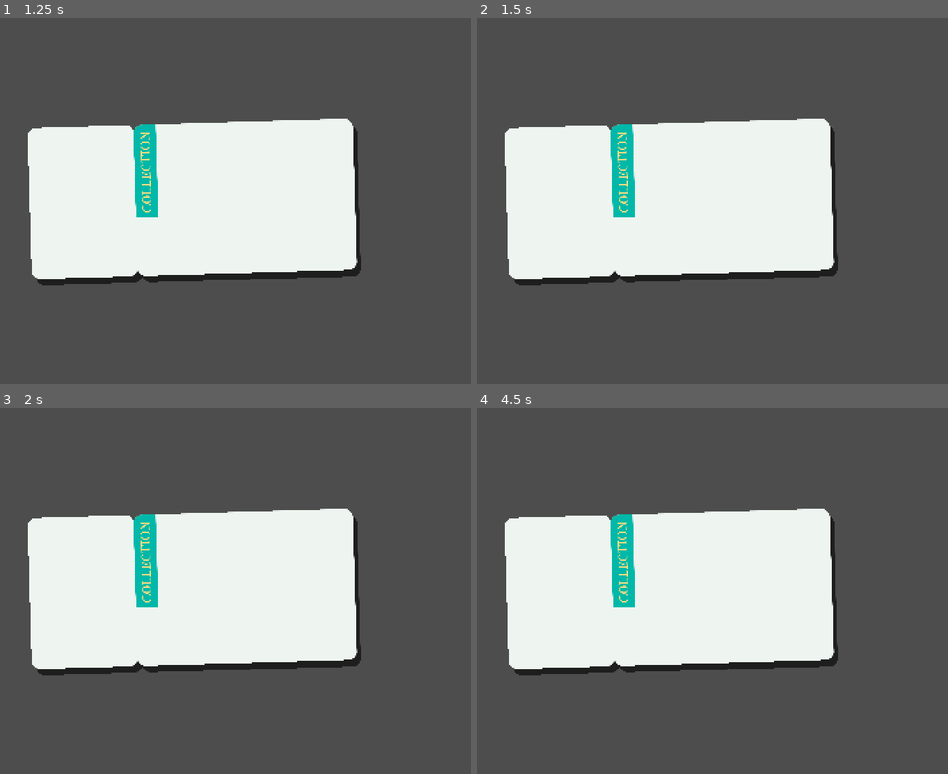
Above: before the commit, frames 1-4 (two rows, left to right).
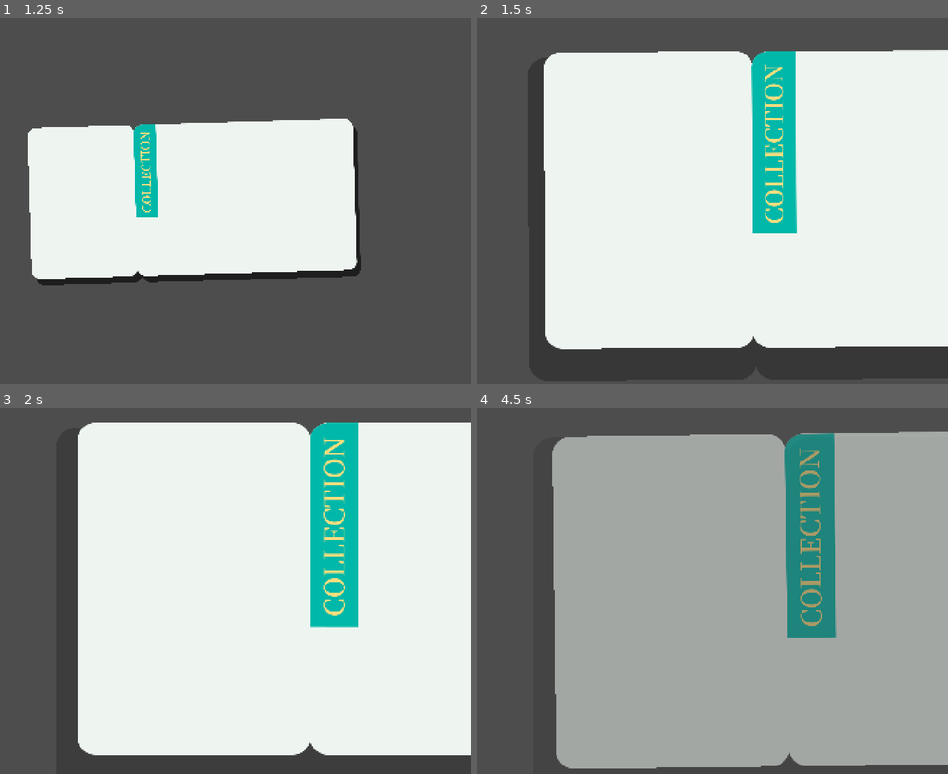
Above: after the commit, the same moments.

Repository: JeongJoonLee-kr/ANU_TreasureMap
Game: Godot game, scene res://investigator_card.tscn
Same seed, same stepped clock (60 frames per second), same inputs: the game is played once before the commit and once after it. This scene is started directly instead of the project's main scene.
Inputs (mouse positions are in pixels of both pictures, inside the frame that each line leads up to):
- Up to frame 1 (1.25 s): tap Enter at 0.5 s; move the mouse to (315, 179) at 0.52 s; hold P (test_resource) from 0.53 s (still down); click (315, 179) at 0.67 s
- Up to frame 2 (1.5 s): release P (test_resource) at 1.25 s; drag from (557, 215) to (641, 274) at 1.27 s
- Up to frame 3 (2 s): no input
- Up to frame 4 (4.5 s): move the mouse to (726, 506) at 2.02 s; hold P (test_resource) 2.03-2.75 s; click (726, 506) at 2.17 s; tap Space at 2.75 s; drag from (641, 664) to (500, 532) at 2.77 s; tap Enter at 3.5 s; move the mouse to (834, 645) at 3.52 s; hold P (test_resource) 3.53-4.25 s; click (834, 645) at 3.67 s; tap Escape (ui_cancel) at 4.15 s; drag from (500, 532) to (585, 495) at 4.27 s

Frame 1 is identical in both runs. In frame 2, 52% of the frame differs, in the area x 5-100%, y 8-91%; in frame 3, 60%; in frame 4, 80%, in the area x 5-100%, y 6-99%.

Commit message:
update the investigator card logic, fix the exit process

Diff:
--- a/Godot_Game/anu-treasure-map/ins.gdshader
+++ b/Godot_Game/anu-treasure-map/ins.gdshader
@@ -7,5 +7,5 @@
 void fragment(){
     // Use textureLod to precisely control the blur level.
     vec4 color = textureLod(screen_texture, SCREEN_UV, lod);
-    COLOR = color;
+    COLOR = color * COLOR;
 }
--- a/Godot_Game/anu-treasure-map/investigator_card.tscn
+++ b/Godot_Game/anu-treasure-map/investigator_card.tscn
@@ -19,6 +19,15 @@
 grow_vertical = 2
 pivot_offset = Vector2(450, 209)
 script = ExtResource("1_2v3gs")
+
+[node name="BackgroundMask" type="ColorRect" parent="."]
+layout_mode = 1
+anchors_preset = 15
+anchor_right = 1.0
+anchor_bottom = 1.0
+grow_horizontal = 2
+grow_vertical = 2
+color = Color(1, 1, 1, 0)
 
 [node name="ShadowPivot" type="Control" parent="."]
 anchors_preset = 0
@@ -67,3 +76,14 @@
 texture = ExtResource("3_k78ha")
 expand_mode = 1
 stretch_mode = 5
+
+[node name="LeftZone" type="Control" parent="CardPivot"]
+anchors_preset = 0
+offset_right = 291.0
+offset_bottom = 418.0
+
+[node name="RightZone" type="Control" parent="CardPivot"]
+anchors_preset = 0
+offset_left = 291.0
+offset_right = 900.0
+offset_bottom = 418.0
--- a/Godot_Game/anu-treasure-map/systems/Script/ui/investigator_card.gd
+++ b/Godot_Game/anu-treasure-map/systems/Script/ui/investigator_card.gd
@@ -1,17 +1,57 @@
 extends Control
 
+@onready var bg_mask = $BackgroundMask
 @onready var shadow_pivot = $ShadowPivot
 @onready var shadow_panel = $ShadowPivot/ShadowPanel
 @onready var card_pivot = $CardPivot
 @onready var card_body = $CardPivot/CardBody
 
+@onready var left_zone = $CardPivot/LeftZone
+@onready var right_zone = $CardPivot/RightZone
+
+# Animation configuration
 var fall_duration: float = 0.8
 var start_scale: float = 3.0
 var start_rotation: float = -35.0
 
+# Base states to keep track of the card's status
+var base_rotation: float = 0.0
+var is_active: bool = false
+var current_state: String = "idle" # "idle", "hover_left", "hover_right", "zoomed_left", "zoomed_right"
+
+# Set this to true if the card is opened directly on top of the phone UI
+var is_opened_from_phone: bool = true
+
+# Global Tween reference to prevent animation conflicts (Tween fighting)
+var active_tween: Tween
+
 func _ready():
 	modulate.a = 0.0
 	hide()
+
+	# Force the background mask to cover the entire viewport securely
+	bg_mask.global_position = Vector2.ZERO
+	bg_mask.size = get_viewport_rect().size
+
+	# Initialize background mask to be completely invisible and unblurred
+	bg_mask.modulate.a = 0.0
+	if bg_mask.material:
+		bg_mask.material.set_shader_parameter("lod", 0.0)
+
+	# Bind background click signal to exit logic
+	bg_mask.gui_input.connect(_on_bg_click)
+
+	# Bind mouse hover and exit signals for the interactive zones
+	left_zone.mouse_entered.connect(_on_hover_zone.bind("left"))
+	right_zone.mouse_entered.connect(_on_hover_zone.bind("right"))
+	left_zone.mouse_exited.connect(_on_unhover)
+	right_zone.mouse_exited.connect(_on_unhover)
+
+	# Bind click signals for the interactive zones
+	left_zone.gui_input.connect(_on_click_zone.bind("left"))
+	right_zone.gui_input.connect(_on_click_zone.bind("right"))
+
+	# Delay the drop-in animation slightly for better pacing
 	get_tree().create_timer(0.5).timeout.connect(drop_in)
 
 func drop_in():
@@ -20,61 +60,159 @@
 
 	var rand_start_rot = randf_range(start_rotation - 10, start_rotation + 10)
 
-	# ============================
-	# origin status
-	# ============================
-
-
+	# Initial positions (far top-right for the card, closer for the shadow)
 	var card_start_pos = Vector2(1200, -400)
-
 	var shadow_start_pos = Vector2(600, 300)
 
-
+	# Initialize card properties
 	card_pivot.scale = Vector2(start_scale, start_scale)
 	card_pivot.rotation_degrees = rand_start_rot
 	card_pivot.position = card_start_pos
-	card_pivot.modulate.a = 1.0
-
-
+
+	# Apply initial heavy blur using the DOF shader to the card itself
 	if card_body.material:
 		card_body.material.set_shader_parameter("blur_amount", 10.0)
 
-
+	# Initialize shadow properties
 	shadow_pivot.scale = Vector2(start_scale + 0.2, start_scale + 0.2)
 	shadow_pivot.rotation_degrees = rand_start_rot
 	shadow_pivot.position = shadow_start_pos
 	shadow_panel.modulate.a = 0.0
 
-	# ============================
-	# drop animation
-	# ============================
-	var tween = create_tween().set_parallel(true)
-	var end_rot = randf_range(-3.0, 3.0)
-
-
-	tween.tween_property(card_pivot, "scale", Vector2.ONE, fall_duration)\
-		.set_trans(Tween.TRANS_QUINT).set_ease(Tween.EASE_OUT)
-
-	tween.tween_property(card_pivot, "rotation_degrees", end_rot, fall_duration)\
-		.set_trans(Tween.TRANS_QUINT).set_ease(Tween.EASE_OUT)
-
-	tween.tween_property(card_pivot, "position", Vector2.ZERO, fall_duration)\
-		.set_trans(Tween.TRANS_QUINT).set_ease(Tween.EASE_OUT)
-
-
+	# Randomize the resting rotation slightly for a natural physical look
+	base_rotation = randf_range(-3.0, 3.0)
+
+	if active_tween and active_tween.is_valid():
+		active_tween.kill()
+	active_tween = create_tween().set_parallel(true)
+
+	# --- Background Mask Animation (Blur and Dim) ---
+	# Use lighter blur if stacking on top of the phone UI to prevent muddy visuals
+	var target_lod = 1.5 if is_opened_from_phone else 3.0
+	if bg_mask.material:
+		active_tween.tween_property(bg_mask.material, "shader_parameter/lod", target_lod, fall_duration).set_trans(Tween.TRANS_QUINT).set_ease(Tween.EASE_OUT)
+	active_tween.tween_property(bg_mask, "modulate:a", 1.0, fall_duration).set_trans(Tween.TRANS_QUINT).set_ease(Tween.EASE_OUT)
+
+	# --- Card Drop-in Animation ---
+	active_tween.tween_property(card_pivot, "scale", Vector2.ONE, fall_duration).set_trans(Tween.TRANS_QUINT).set_ease(Tween.EASE_OUT)
+	active_tween.tween_property(card_pivot, "rotation_degrees", base_rotation, fall_duration).set_trans(Tween.TRANS_QUINT).set_ease(Tween.EASE_OUT)
+	active_tween.tween_property(card_pivot, "position", Vector2.ZERO, fall_duration).set_trans(Tween.TRANS_QUINT).set_ease(Tween.EASE_OUT)
+
+	# Gradually bring the card into focus
 	if card_body.material:
-		tween.tween_property(card_body.material, "shader_parameter/blur_amount", 0.0, fall_duration * 0.4)\
-			.set_trans(Tween.TRANS_QUINT).set_ease(Tween.EASE_OUT)
-
-
-	tween.tween_property(shadow_pivot, "scale", Vector2.ONE, fall_duration)\
-		.set_trans(Tween.TRANS_QUINT).set_ease(Tween.EASE_OUT)
-	tween.tween_property(shadow_pivot, "rotation_degrees", end_rot, fall_duration)\
-		.set_trans(Tween.TRANS_QUINT).set_ease(Tween.EASE_OUT)
-
-
-	var light_offset_low = Vector2(12, 18)
-	tween.tween_property(shadow_pivot, "position", light_offset_low, fall_duration)\
-		.set_trans(Tween.TRANS_QUINT).set_ease(Tween.EASE_OUT)
-
-	tween.tween_property(shadow_panel, "modulate:a", 0.6, fall_duration * 0.8)
+		active_tween.tween_property(card_body.material, "shader_parameter/blur_amount", 0.0, fall_duration * 0.4).set_trans(Tween.TRANS_QUINT).set_ease(Tween.EASE_OUT)
+
+	# --- Shadow Drop-in Animation ---
+	active_tween.tween_property(shadow_pivot, "scale", Vector2.ONE, fall_duration).set_trans(Tween.TRANS_QUINT).set_ease(Tween.EASE_OUT)
+	active_tween.tween_property(shadow_pivot, "rotation_degrees", base_rotation, fall_duration).set_trans(Tween.TRANS_QUINT).set_ease(Tween.EASE_OUT)
+	active_tween.tween_property(shadow_pivot, "position", Vector2(12, 18), fall_duration).set_trans(Tween.TRANS_QUINT).set_ease(Tween.EASE_OUT)
+	active_tween.tween_property(shadow_panel, "modulate:a", 0.6, fall_duration * 0.8)
+
+	# Enable interactions only after the drop-in animation finishes
+	active_tween.chain().tween_callback(func(): is_active = true)
+
+# ==========================================
+# Interaction: Hover (3D Tilt Effect)
+# ==========================================
+func _on_hover_zone(zone: String):
+	if not is_active or current_state.begins_with("zoomed"): return
+	current_state = "hover_" + zone
+
+	if active_tween and active_tween.is_valid():
+		active_tween.kill()
+	active_tween = create_tween().set_parallel(true)
+
+	# Slightly scale up to indicate focus
+	active_tween.tween_property(card_pivot, "scale", Vector2(1.08, 1.08), 0.3).set_trans(Tween.TRANS_SINE).set_ease(Tween.EASE_OUT)
+	active_tween.tween_property(shadow_pivot, "scale", Vector2(1.08, 1.08), 0.3).set_trans(Tween.TRANS_SINE).set_ease(Tween.EASE_OUT)
+
+	# Tilt left or right depending on the hovered zone
+	var target_rot = 3.0 if zone == "left" else -3.0
+
+	active_tween.tween_property(card_pivot, "rotation_degrees", base_rotation + target_rot, 0.4).set_trans(Tween.TRANS_BACK).set_ease(Tween.EASE_OUT)
+	active_tween.tween_property(shadow_pivot, "rotation_degrees", base_rotation + target_rot, 0.4).set_trans(Tween.TRANS_BACK).set_ease(Tween.EASE_OUT)
+
+func _on_unhover():
+	if not is_active or current_state.begins_with("zoomed"): return
+	current_state = "idle"
+
+	if active_tween and active_tween.is_valid():
+		active_tween.kill()
+	active_tween = create_tween().set_parallel(true)
+
+	# Revert scale, position, and rotation back to their resting states
+	active_tween.tween_property(card_pivot, "scale", Vector2.ONE, 0.4).set_trans(Tween.TRANS_BACK).set_ease(Tween.EASE_OUT)
+	active_tween.tween_property(card_pivot, "position:x", 0.0, 0.4).set_trans(Tween.TRANS_BACK).set_ease(Tween.EASE_OUT)
+	active_tween.tween_property(card_pivot, "rotation_degrees", base_rotation, 0.4).set_trans(Tween.TRANS_BACK).set_ease(Tween.EASE_OUT)
+
+	active_tween.tween_property(shadow_pivot, "scale", Vector2.ONE, 0.4).set_trans(Tween.TRANS_BACK).set_ease(Tween.EASE_OUT)
+	active_tween.tween_property(shadow_pivot, "position:x", 12.0, 0.4).set_trans(Tween.TRANS_BACK).set_ease(Tween.EASE_OUT)
+	active_tween.tween_property(shadow_pivot, "rotation_degrees", base_rotation, 0.4).set_trans(Tween.TRANS_BACK).set_ease(Tween.EASE_OUT)
+
+# ==========================================
+# Interaction: Click (Zoom & Center)
+# ==========================================
+func _on_click_zone(event: InputEvent, zone: String):
+	if event is InputEventMouseButton and event.button_index == MOUSE_BUTTON_LEFT and event.pressed:
+		if not is_active or current_state.begins_with("zoomed"): return
+		current_state = "zoomed_" + zone
+
+		if active_tween and active_tween.is_valid():
+			active_tween.kill()
+		active_tween = create_tween().set_parallel(true)
+
+		var scale_val = 2.2
+		var target_scale = Vector2(scale_val, scale_val)
+		# Calculate exact X offset to perfectly center the clicked half on the screen
+		var target_x = (304.5 * scale_val) if zone == "left" else (-145.5 * scale_val)
+
+		# Zoom in, snap rotation to 0 (flat), and translate to center
+		active_tween.tween_property(card_pivot, "scale", target_scale, 0.5).set_trans(Tween.TRANS_QUART).set_ease(Tween.EASE_OUT)
+		active_tween.tween_property(card_pivot, "rotation_degrees", 0.0, 0.5).set_trans(Tween.TRANS_QUART).set_ease(Tween.EASE_OUT)
+		active_tween.tween_property(card_pivot, "position", Vector2(target_x, 0), 0.5).set_trans(Tween.TRANS_QUART).set_ease(Tween.EASE_OUT)
+
+		# Sync shadow animations perfectly with the card's movement and easing
+		active_tween.tween_property(shadow_pivot, "scale", target_scale * 1.1, 0.5).set_trans(Tween.TRANS_QUART).set_ease(Tween.EASE_OUT)
+		active_tween.tween_property(shadow_pivot, "rotation_degrees", 0.0, 0.5).set_trans(Tween.TRANS_QUART).set_ease(Tween.EASE_OUT)
+		active_tween.tween_property(shadow_pivot, "position", Vector2(target_x + 40, 60), 0.5).set_trans(Tween.TRANS_QUART).set_ease(Tween.EASE_OUT)
+
+		# Fade the shadow out slightly to simulate light scattering when close
+		active_tween.tween_property(shadow_panel, "modulate:a", 0.2, 0.5).set_trans(Tween.TRANS_QUART).set_ease(Tween.EASE_OUT)
+
+# ==========================================
+# Interaction: Background Click & ESC (Exit)
+# ==========================================
+func _on_bg_click(event: InputEvent):
+	if event is InputEventMouseButton and event.button_index == MOUSE_BUTTON_LEFT and event.pressed:
+		if is_active:
+			exit_card()
+
+func _input(event):
+	# Trigger exit when hitting the ESC key (mapped to "ui_cancel" by default in Godot)
+	if event.is_action_pressed("ui_cancel"):
+		if is_active and visible:
+			exit_card()
+
+func exit_card():
+	is_active = false
+	current_state = "exiting"
+
+	if active_tween and active_tween.is_valid():
+		active_tween.kill()
+	active_tween = create_tween().set_parallel(true)
+
+	# --- Background Mask Exit (Dissipate Blur and Dim) ---
+	if bg_mask.material:
+		active_tween.tween_property(bg_mask.material, "shader_parameter/lod", 0.0, 0.4).set_trans(Tween.TRANS_SINE).set_ease(Tween.EASE_IN_OUT)
+	active_tween.tween_property(bg_mask, "modulate:a", 0.0, 0.4).set_trans(Tween.TRANS_SINE).set_ease(Tween.EASE_IN_OUT)
+
+	# --- Cinematic Exit: Drop down heavily and tilt backwards ---
+	active_tween.tween_property(card_pivot, "position:y", 600, 0.5).set_trans(Tween.TRANS_BACK).set_ease(Tween.EASE_IN)
+	active_tween.tween_property(card_pivot, "rotation_degrees", base_rotation - 15.0, 0.5).set_trans(Tween.TRANS_BACK).set_ease(Tween.EASE_IN)
+	active_tween.tween_property(shadow_pivot, "position:y", 660, 0.5).set_trans(Tween.TRANS_BACK).set_ease(Tween.EASE_IN)
+
+	# Fade out the entire UI layer with a slight delay
+	active_tween.tween_property(self, "modulate:a", 0.0, 0.3).set_delay(0.2)
+
+	# Safely hide the UI node after all tweens complete
+	active_tween.chain().tween_callback(hide)
